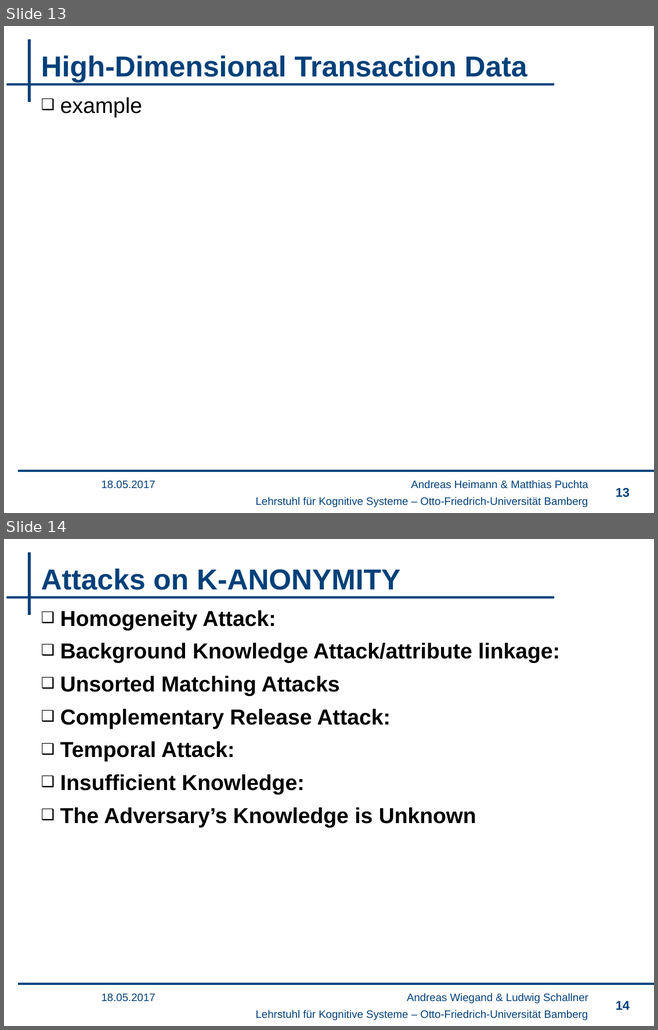
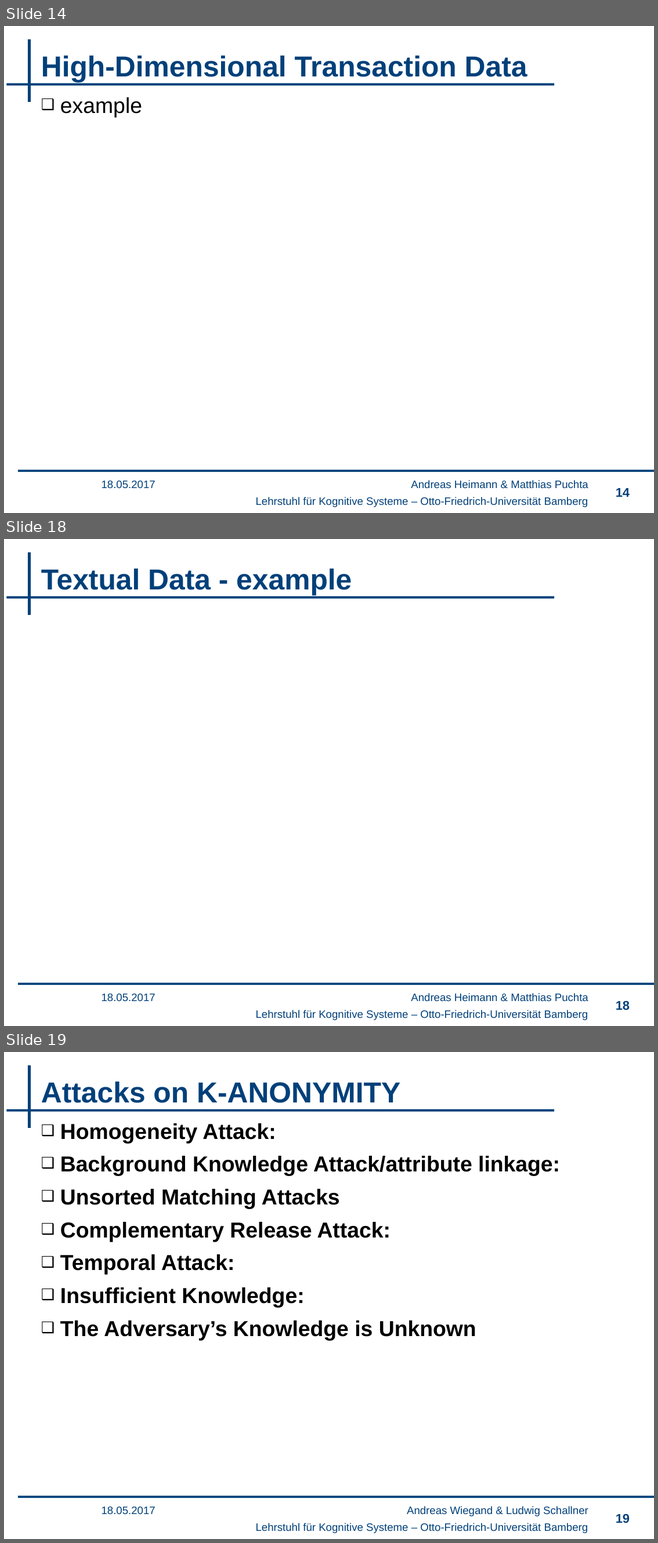
Before and after one commit to wsgan001/PSI-MSem, a slide deck: presentation/sicherheits.pptx. Shown one above the other, each under a label of ours: slides 13 and 14 before the commit, slides 14, 18 and 19 after it; the slides between them are not shown. The pictures are 658x1030 and 658x1543 pixels, drawn with LibreOffice and Linux fonts; fonts in the diff are those of the drawing; background and template pictures are left out. Boxes give left, top, right and bottom in pixels: in the first picture for what was removed or moved away, otherwise in the second. Text is boxed around its words. In the diff, an @@ line names an element or a change of style, - is before the commit and + after.

```diff
--- a/presentation/sicherheits.pptx
+++ b/presentation/sicherheits.pptx
@@ slide 18 added at (x1=4, y1=539, x2=654, y2=1026), background #FFFFFF; not listed: 4 template elements that a slide beside it also shows @@
@@ title added at (x1=41, y1=569, x2=351, y2=595), 32 pt, text #00407A, bold @@
+Textual Data - example
@@ text added at (x1=101, y1=994, x2=155, y2=1002), 12 pt, text #00407A @@
+18.05.2017
@@ text added at (x1=411, y1=993, x2=588, y2=1002), 12 pt, text #00407A @@
+Andreas Heimann & Matthias Puchta
@@ page number added at (x1=615, y1=1001, x2=629, y2=1011), 14 pt, text #00407A @@
+18
@@ what was slide 13 is now slide 14 @@
@@ page number at (x1=615, y1=488, x2=629, y2=497): text changed @@
-13
+14
@@ what was slide 14 is now slide 19 @@
@@ page number at (x1=615, y1=1514, x2=629, y2=1524): text changed @@
-14
+19
```
Also in this commit, not shown: 3 other slides added.
